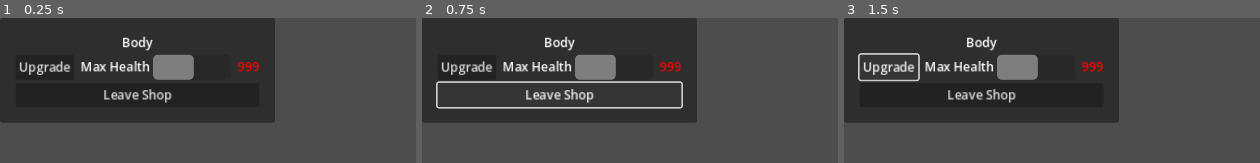
Above: before the commit, frames 1-3 (left to right).
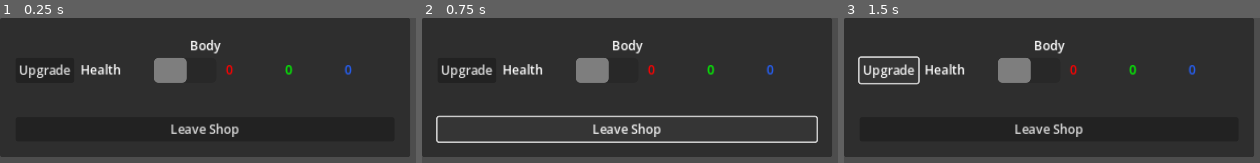
Above: after the commit, the same moments.

Repository: Zereijin/GGJ2023
Game: Godot game, scene res://shop/shop_panel.tscn
Same seed, same stepped clock (60 frames per second), same inputs: the game is played once before the commit and once after it. This scene is started directly instead of the project's main scene.
Inputs:
- Up to frame 1 (0.25 s): no input
- Up to frame 2 (0.75 s): click "Leave Shop" at 0.5 s
- Up to frame 3 (1.5 s): click "Upgrade" at 1.25 s

The runs differ from the first frame. In frame 1, 50% of the frame differs, in the area x 0-99%, y 0-96%; in frame 2, 42%; in frame 3, 51%.

Commit message:
Shop sizing complete

Diff:
--- /dev/null
+++ b/shop/shop_cost_container.gd
@@ -0,0 +1,24 @@
+extends Container
+class_name ShopCostContainer
+
+@export var cost_icon:Texture2D
+@export var cost_color:Color
+@export var cost_value:int
+
+var _costTextureRect
+var _costLabel
+
+func _ready():
+	_costTextureRect = $CostTextureRect
+	_costLabel = $CostLabelMarginContainer/CostLabel
+
+	_costTextureRect.texture = cost_icon
+	_costLabel.set("theme_override_colors/font_color", cost_color)
+	_costLabel.text = str(cost_value)
+
+func set_cost(newCost:String):
+	_costLabel.text = newCost
+
+# Called every frame. 'delta' is the elapsed time since the previous frame.
+func _process(delta):
+	pass
--- /dev/null
+++ b/shop/shop_cost_container.tscn
@@ -0,0 +1,25 @@
+[gd_scene load_steps=2 format=3 uid="uid://d064aesxxrh8c"]
+
+[ext_resource type="Script" path="res://shop/shop_cost_container.gd" id="1_2o80i"]
+
+[node name="CostContainer" type="Container"]
+custom_minimum_size = Vector2(72, 32)
+offset_right = 72.0
+offset_bottom = 32.0
+size_flags_horizontal = 3
+script = ExtResource("1_2o80i")
+
+[node name="CostTextureRect" type="TextureRect" parent="."]
+layout_mode = 2
+
+[node name="CostLabelMarginContainer" type="MarginContainer" parent="."]
+layout_mode = 2
+theme_override_constants/margin_left = 8
+theme_override_constants/margin_right = 8
+
+[node name="CostLabel" type="Label" parent="CostLabelMarginContainer"]
+custom_minimum_size = Vector2(38, 32)
+layout_mode = 2
+size_flags_horizontal = 8
+text = "1000"
+vertical_alignment = 1
--- a/shop/shop_panel.tscn
+++ b/shop/shop_panel.tscn
@@ -28,19 +28,27 @@
 [node name="HBoxContainer" type="HBoxContainer" parent="PanelContainer/MarginContainer/VBoxContainer"]
 layout_mode = 2
 
-[node name="VBoxContainer" type="VBoxContainer" parent="PanelContainer/MarginContainer/VBoxContainer/HBoxContainer"]
+[node name="GridContainer" type="GridContainer" parent="PanelContainer/MarginContainer/VBoxContainer"]
+layout_mode = 2
+columns = 2
+
+[node name="VBoxContainer" type="VBoxContainer" parent="PanelContainer/MarginContainer/VBoxContainer/GridContainer"]
 layout_mode = 2
 
-[node name="Label" type="Label" parent="PanelContainer/MarginContainer/VBoxContainer/HBoxContainer/VBoxContainer"]
+[node name="Label" type="Label" parent="PanelContainer/MarginContainer/VBoxContainer/GridContainer/VBoxContainer"]
 layout_mode = 2
 text = "Body"
 horizontal_alignment = 1
 
-[node name="MaxHealthContainer" parent="PanelContainer/MarginContainer/VBoxContainer/HBoxContainer/VBoxContainer" instance=ExtResource("1_gf714")]
+[node name="MaxHealthContainer" parent="PanelContainer/MarginContainer/VBoxContainer/GridContainer/VBoxContainer" instance=ExtResource("1_gf714")]
 layout_mode = 2
-stat_name = "Max Health"
+stat_name = "Health"
 stat_level = 5
 
-[node name="Button" type="Button" parent="PanelContainer/MarginContainer/VBoxContainer"]
+[node name="CloseButtonMarginContainer" type="MarginContainer" parent="PanelContainer/MarginContainer/VBoxContainer"]
+layout_mode = 2
+theme_override_constants/margin_top = 40
+
+[node name="CloseButton" type="Button" parent="PanelContainer/MarginContainer/VBoxContainer/CloseButtonMarginContainer"]
 layout_mode = 2
 text = "Leave Shop"
--- a/shop/shop_stat_box_container.gd
+++ b/shop/shop_stat_box_container.gd
@@ -10,16 +10,33 @@
 var _statNameLabel: Label
 var _statIcon: TextureRect
 var _progressBar: ProgressBar
+var _rCostContainer: ShopCostContainer
+var _gCostContainer: ShopCostContainer
+var _bCostContainer: ShopCostContainer
 
 # Called when the node enters the scene tree for the first time.
 func _ready():
 	_statNameLabel = $StatNameLabel
 	_statIcon = $StatIcon
 	_progressBar = $ProgressBar
+	_rCostContainer = $CostsContainer/RCostContainer
+	_gCostContainer = $CostsContainer/GCostContainer
+	_bCostContainer = $CostsContainer/BCostContainer
 
 	_statNameLabel.text = stat_name
 	_statIcon.texture = stat_icon
 	_progressBar.value = stat_level
+	update_costs()
+
+func update_costs():
+	if (stat_level >= 10):
+		_rCostContainer.set_cost("-")
+		_gCostContainer.set_cost("-")
+		_bCostContainer.set_cost("-")
+	else:
+		_rCostContainer.set_cost(str(upgrade_cost_r[stat_level]))
+		_gCostContainer.set_cost(str(upgrade_cost_g[stat_level]))
+		_bCostContainer.set_cost(str(upgrade_cost_b[stat_level]))
 
 # Called every frame. 'delta' is the elapsed time since the previous frame.
 func _process(delta):
--- a/shop/shop_stat_box_container.tscn
+++ b/shop/shop_stat_box_container.tscn
@@ -1,6 +1,7 @@
-[gd_scene load_steps=2 format=3 uid="uid://d0ysxh4jpyavx"]
+[gd_scene load_steps=3 format=3 uid="uid://d0ysxh4jpyavx"]
 
 [ext_resource type="Script" path="res://shop/shop_stat_box_container.gd" id="1_m208k"]
+[ext_resource type="PackedScene" uid="uid://d064aesxxrh8c" path="res://shop/shop_cost_container.tscn" id="2_mkan3"]
 
 [node name="HBoxContainer" type="HBoxContainer"]
 script = ExtResource("1_m208k")
@@ -16,11 +17,12 @@
 layout_mode = 2
 
 [node name="StatNameLabel" type="Label" parent="."]
+custom_minimum_size = Vector2(90, 0)
 layout_mode = 2
-text = "Max Health"
+text = "Stat"
 
 [node name="ProgressBar" type="ProgressBar" parent="."]
-custom_minimum_size = Vector2(100, 32)
+custom_minimum_size = Vector2(80, 32)
 layout_mode = 2
 max_value = 10.0
 step = 1.0
@@ -29,15 +31,20 @@
 show_percentage = false
 
 [node name="CostsContainer" type="HBoxContainer" parent="."]
+custom_minimum_size = Vector2(0, 32)
 layout_mode = 2
 
-[node name="RCostTextureRect" type="TextureRect" parent="CostsContainer"]
+[node name="RCostContainer" parent="CostsContainer" instance=ExtResource("2_mkan3")]
 layout_mode = 2
+cost_color = Color(1, 0, 0, 1)
+cost_value = 99
 
-[node name="RCostLabel" type="Label" parent="CostsContainer"]
+[node name="GCostContainer" parent="CostsContainer" instance=ExtResource("2_mkan3")]
 layout_mode = 2
-size_flags_horizontal = 8
-theme_override_colors/font_color = Color(1, 0, 0, 1)
-text = "999"
-horizontal_alignment = 2
-vertical_alignment = 1
+cost_color = Color(0, 1, 0, 1)
+cost_value = 99
+
+[node name="BCostContainer" parent="CostsContainer" instance=ExtResource("2_mkan3")]
+layout_mode = 2
+cost_color = Color(0.145098, 0.380392, 1, 1)
+cost_value = 99
